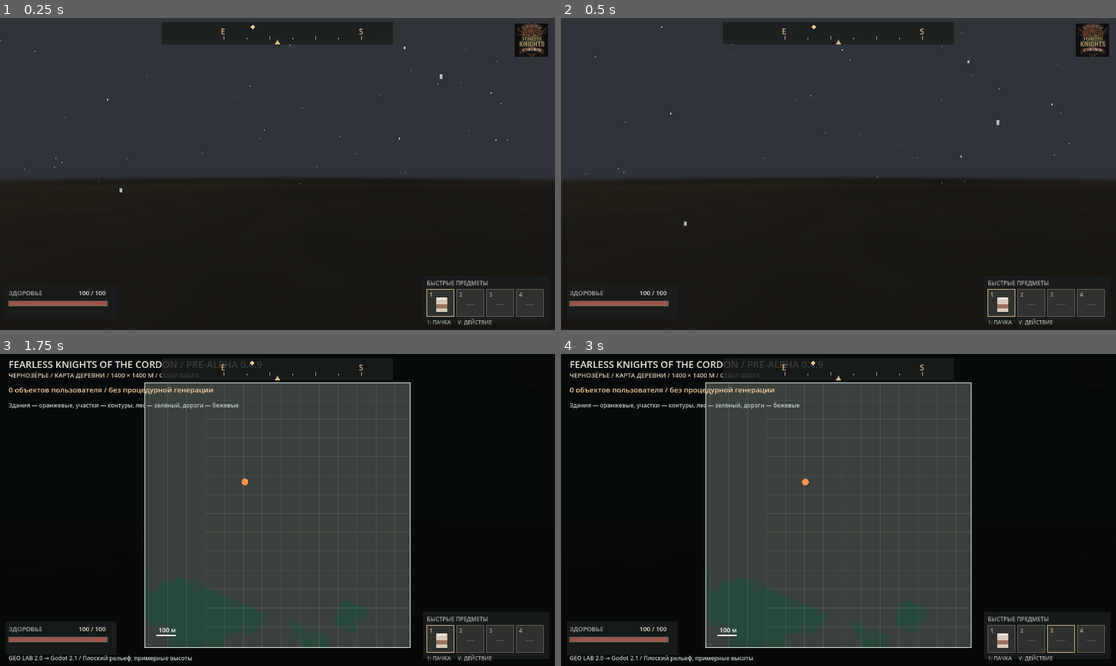
Above: before the commit, frames 1-4 (two rows, left to right).
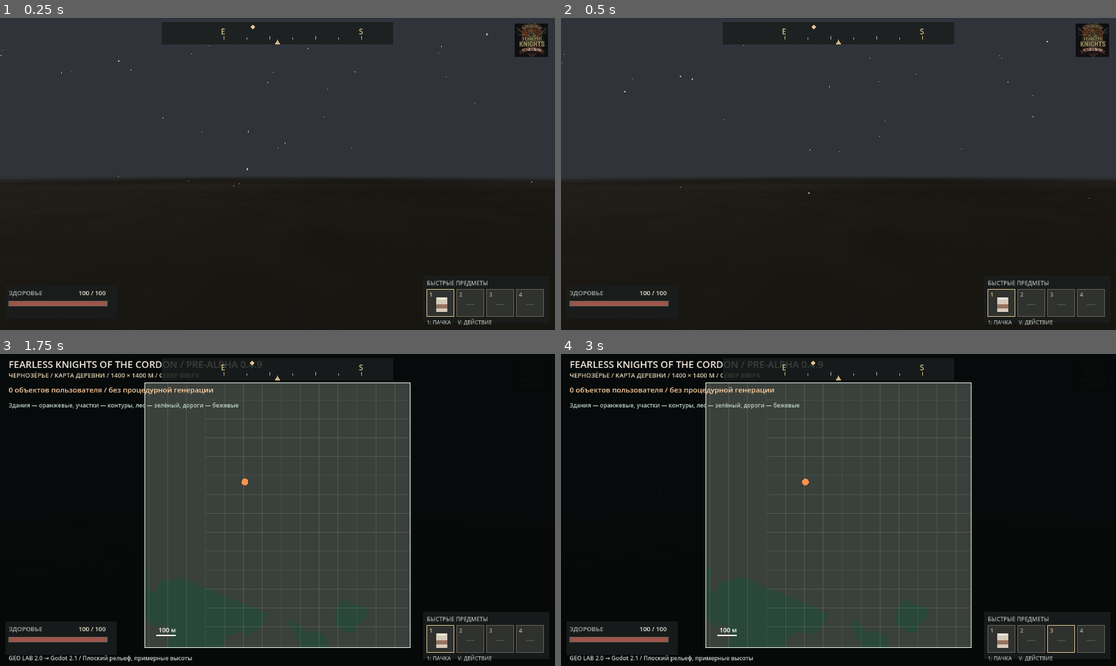
Above: after the commit, the same moments.

Repository: blacklambcult/chernozerye
Game: Godot game, scene res://main.tscn
Two runs of this game, one before a commit and one after it. Both use one fixed random seed, a clock stepped at 60 frames per second and the inputs below.
Inputs (mouse positions are in pixels of both pictures, inside the frame that each line leads up to):
- Up to frame 1 (0.25 s): no input
- Up to frame 2 (0.5 s): no input
- Up to frame 3 (1.75 s): tap Enter at 0.5 s; move the mouse to (399, 494) at 0.52 s; hold D 0.53-1.28 s; tap M at 0.6 s; click (399, 494) at 0.67 s; tap Space at 0.77, 1.25, 1.52 s; move the mouse to (166, 525) at 1.27 s; hold S from 1.28 s (still down); tap 1 at 1.35 s
- Up to frame 4 (3 s): tap Enter at 2 s; move the mouse to (894, 441) at 2.02 s; release S at 2.03 s; hold D 2.03-2.78 s; tap 2 at 2.1 s; tap Space at 2.75 s; move the mouse to (810, 572) at 2.77 s; hold W from 2.78 s (still down); tap 3 at 2.85 s; click (810, 572) at 2.92 s

The runs differ from the first frame. In frame 1, less than 0.1% of the frame differs, in the area x 0-96%, y 2-56%; in frame 2, less than 0.1%; in frame 3, less than 0.1%; in frame 4, less than 0.1%.
Error before the commit: Parse Error: Expression is of type "Node" so it can't be of type "SceneTree". (res://character_smoking.gd:271)

Commit message:
perf(sequence): reuse ember material during timed cosmetic animation

Diff:
--- a/godot/character_smoking.gd
+++ b/godot/character_smoking.gd
@@ -259,7 +259,8 @@
         mouth_paper.scale.y = lerpf(1.0,0.28,portion)
         var ember_color := Color("#ac4834").lerp(Color("#ce6940"),
             0.18 + 0.13 * sin(burn_elapsed * 1.4))
-        embers.material_override = _material(ember_color,true)
+        var ember_mat := embers.material_override as StandardMaterial3D
+        ember_mat.albedo_color = ember_color
     else:
         mouth_paper.scale.y = 1.0
 
@@ -268,7 +269,7 @@
     if player == null or not is_instance_valid(player):
         return
     var world := player.get_parent()
-    if world == null or world is SceneTree:
+    if world == null:
         return
     var all_stubs := get_tree().get_nodes_in_group("DiscardedScenicProps")
     if all_stubs.size() >= MAX_STUBS:
